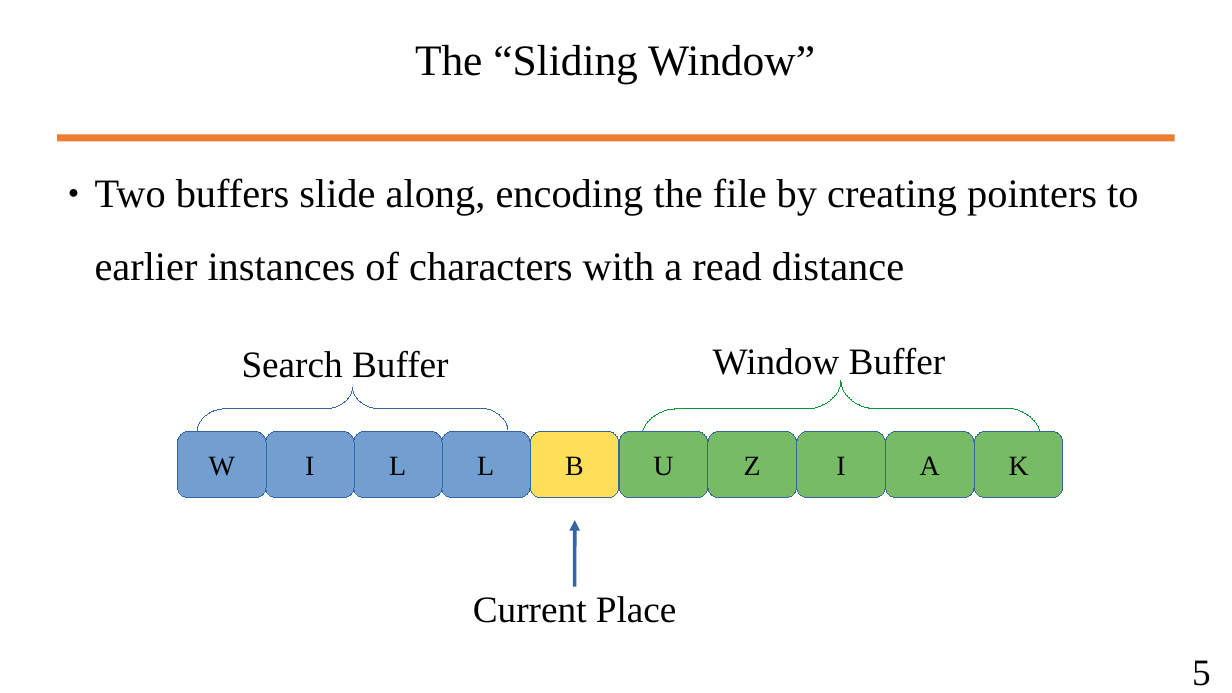
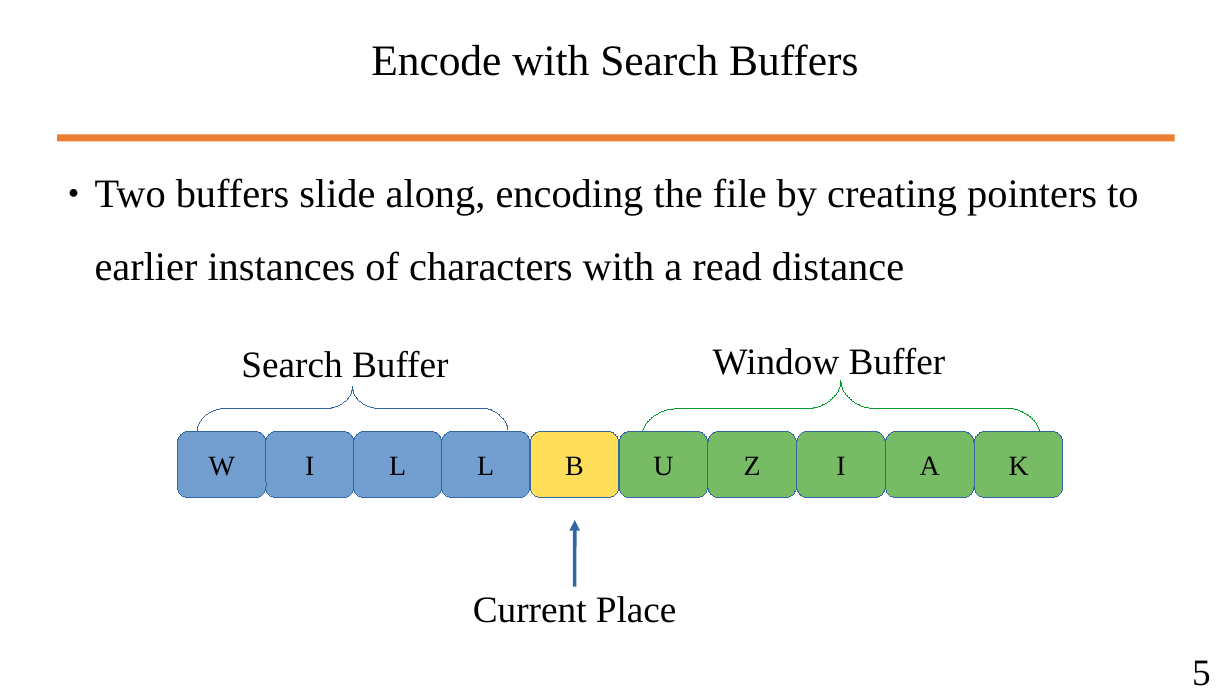
Before and after one commit to wbuz24/undergrad-repo, a slide deck: slide 6 of S24/cs494/notes/LZ77.pptx. Drawn at 1232x693 pixels with LibreOffice and Linux fonts; fonts in the diff are those of the drawing. Boxes give left, top, right and bottom in pixels: in the first picture for what was removed or moved away, otherwise in the second. Text is boxed around its words. In the diff, an @@ line names an element or a change of style, - is before the commit and + after.

```diff
--- a/S24/cs494/notes/LZ77.pptx
+++ b/S24/cs494/notes/LZ77.pptx
@@ text at (x1=371, y1=44, x2=858, y2=76): text changed @@
-The “Sliding Window”
+Encode with Search Buffers
```
Also in this commit, not shown: 3 other slides changed, 7 slides added, 5 other files.
